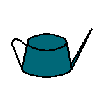
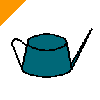
The second 100x100 image is a revision of the first. Changes to its layers:
added layer "Pasted Layer #1" above "Pasted Layer" over [0, 0, 26, 26]
